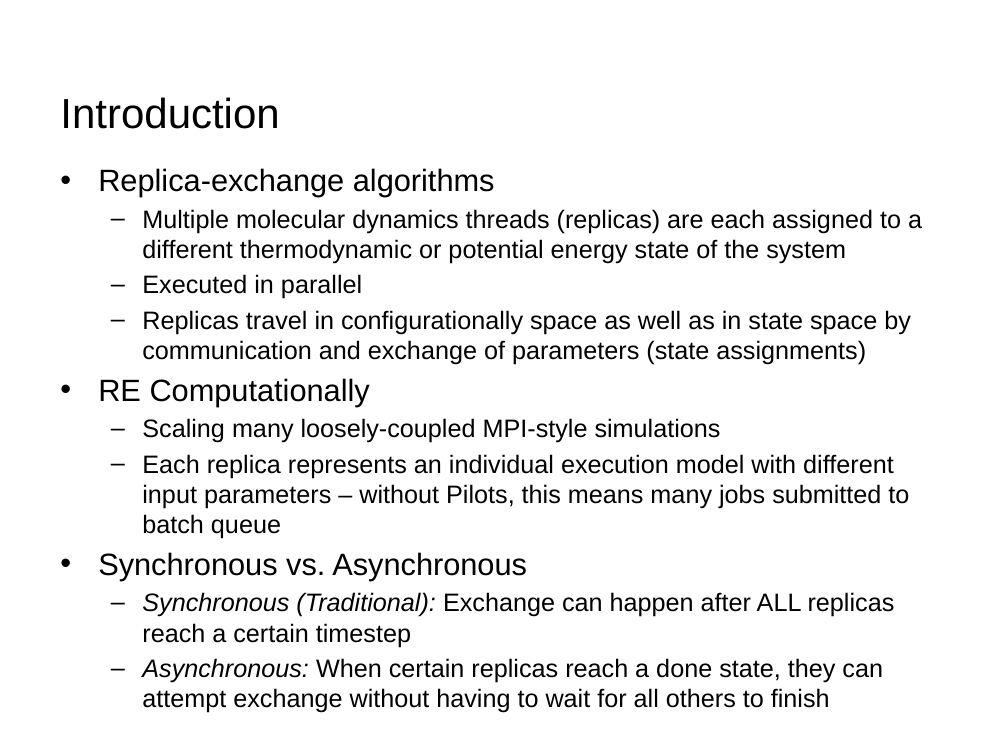
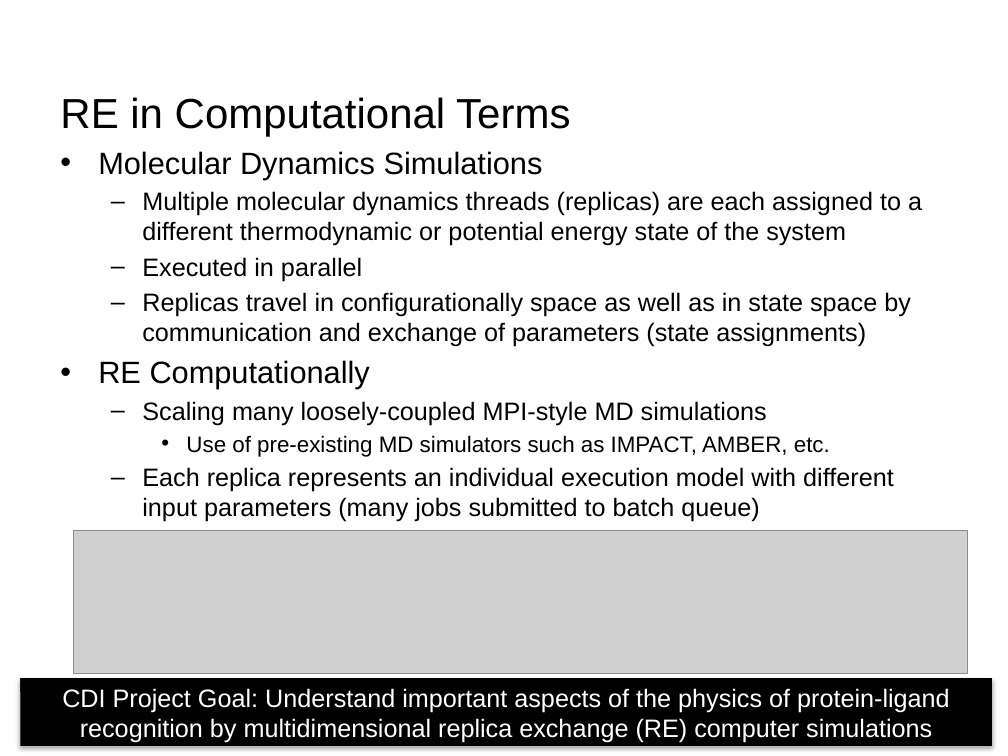
Before and after one commit to saga-project/presentations, a slide deck: slide 8 of 2013-XSEDE-CDI.pptx (slide 3 before the commit). Drawn at 1008x756 pixels with LibreOffice and Linux fonts; fonts in the diff are those of the drawing; grey boxes stand for pictures; background and template pictures are left out. Boxes give left, top, right and bottom in pixels: in the first picture for what was removed or moved away, otherwise in the second. Text is boxed around its words. In the diff, an @@ line names an element or a change of style, - is before the commit and + after.

```diff
--- a/2013-XSEDE-CDI.pptx
+++ b/2013-XSEDE-CDI.pptx
@@ title at (60, 97, 570, 137): text changed @@
-Introduction
+RE in Computational Terms
@@ text "Molecular Dynamics Simulations": place and size @@
-text "Molecular Dynamics Simulations" at (98, 168, 922, 713)
+text "Molecular Dynamics Simulations" at (98, 151, 922, 522)
@@ text at (98, 151, 543, 179): text changed @@
-• Replica-exchange algorithms
+• Molecular Dynamics Simulations
@@ text at (142, 401, 894, 522): text changed @@
-  – Scaling many loosely-coupled MPI-style simulations
-  – Each replica represents an individual execution model with different input parameters – without Pilots, this means many jobs submitted to batch queue
-• Synchronous vs. Asynchronous
-  – Synchronous (Traditional): Exchange can happen after ALL replicas reach a certain timestep
-  – Asynchronous: When certain replicas reach a done state, they can attempt exchange without having to wait for all others to finish
+  – Scaling many loosely-coupled MPI-style MD simulations
+    • Use of pre-existing MD simulators such as IMPACT, AMBER, etc.
+  – Each replica represents an individual execution model with different input parameters (many jobs submitted to batch queue)
@@ picture added at (74, 530, 968, 673) @@
@@ rectangle added at (20, 678, 992, 746), fill #000000, 18 pt, text #FFFFFF @@
+CDI Project Goal: Understand important aspects of the physics of protein-ligand recognition by multidimensional replica exchange (RE) computer simulations
```
Also in this commit, not shown: 8 other slides changed, 15 slides added, 4 slides removed, 1 other file.
